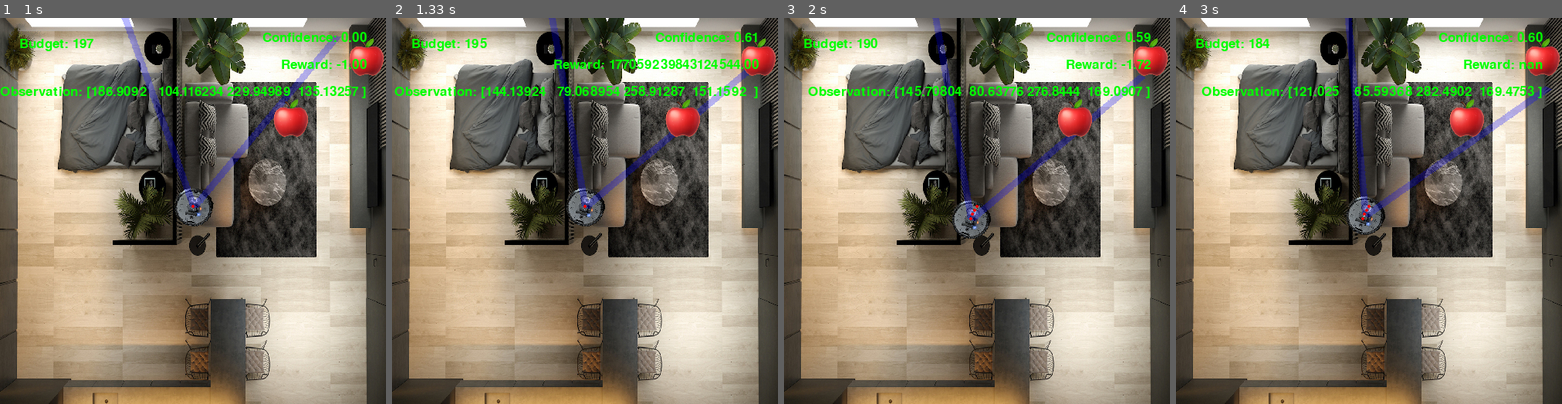
Above: before the commit, frames 1-4 (left to right).
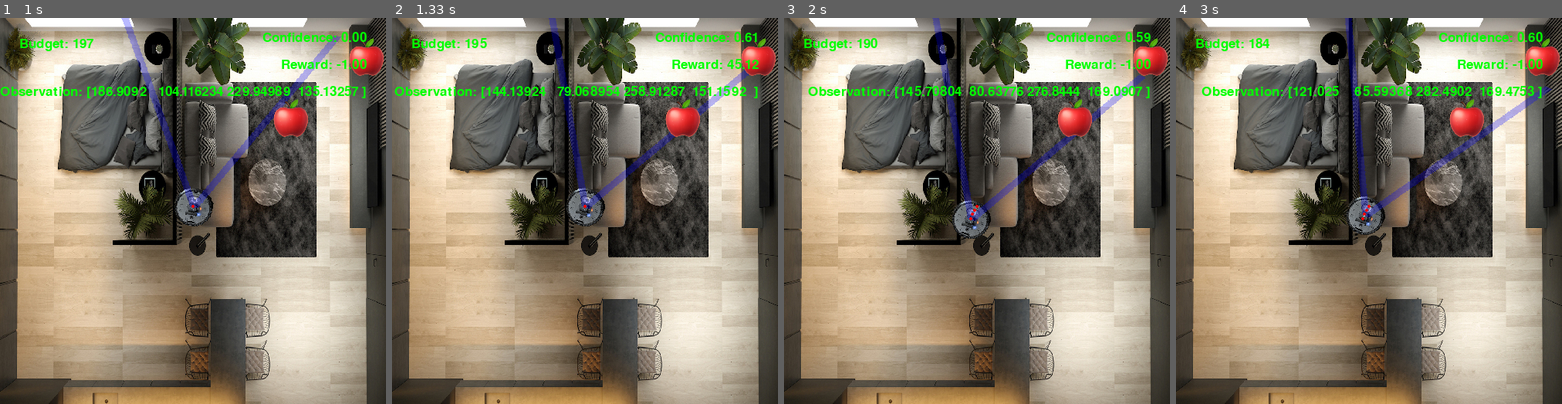
Above: after the commit, the same moments.

Repository: Anwealso/ReLOaD
Game: pygame game, started from reload/simplesim/env_gym.py
Same seed, same stepped clock (60 frames per second), same inputs: the game is played once before the commit and once after it.
Inputs:
- Up to frame 1 (1 s): hold Up 0.33-0.8 s; hold Right from 0.83 s (still down); tap Space at 0.9 s
- Up to frame 2 (1.33 s): keep holding Right; tap Space at 1.23 s
- Up to frame 3 (2 s): release Right at 1.47 s; hold Down 1.5-1.93 s; tap Space at 1.57 s; hold Left from 1.97 s (still down)
- Up to frame 4 (3 s): tap Space at 2.03, 2.53 s; release Left at 2.43 s; hold Right 2.47-2.93 s; hold Up from 2.97 s (still down)

Frame 1 is identical in both runs. In frame 2, 0.8% of the frame differs, in the area x 42-95%, y 10-14%; in frame 3, 0.2%; in frame 4, 0.3%.

Commit message:
Fixed bugs in entropy based reward function ot do with multiple targets case

Diff:
--- a/reload/simplesim/env.py
+++ b/reload/simplesim/env.py
@@ -346,7 +346,7 @@
 
         # Add the current timestep confidences to the comprehensive all timesteps list
         self.confidences = np.append(self.confidences, self.current_confidences, axis=1)
-        print(f"############# DETECTING TARGETS: self.confidences={self.current_confidences} #############")
+        # print(f"############# DETECTING TARGETS: self.confidences={self.current_confidences} #############")
         # print(f"############# DETECTING TARGETS: self.confidences={self.confidences}")
 
     def set_scoreboard(self, scoreboard_items):
--- a/reload/simplesim/env_gym.py
+++ b/reload/simplesim/env_gym.py
@@ -38,11 +38,12 @@
         )
 
         # Actions: 0, 1, 2, 3 for do nothing, R, F, L
-        self.action_space = spaces.Discrete(4)
+        # self.action_space = spaces.Discrete(4)
 
         # # Actions: 0, 1, 2, 3, 4 for do nothing, R, F, L, B
-        # self.action_space = spaces.Discrete(45)
-
+        self.action_space = spaces.Discrete(5)
+
+        max_dist = math.sqrt(2*(self.game.window_size**2))
         # Observations (visible state):
         self.observation_space_unflattened = spaces.Dict(
             {
@@ -55,8 +56,8 @@
                 #     np.array([359]).astype(np.float32),
                 # ), # agent angle
                 "targets": spaces.Box(
-                    low=-self.game.window_size,
-                    high=self.game.window_size,
+                    low=-max_dist,
+                    high=max_dist,
                     shape=(2, num_targets),
                     dtype=np.float32,
                 ),  # target relative positions (x,y)
@@ -102,6 +103,7 @@
         observation = spaces.utils.flatten(
             self.observation_space_unflattened, {"targets": target_rel_positions}
         )
+
         return observation
 
     def _get_reward(self, action):
@@ -130,7 +132,7 @@
         #     reward -= self.action_cost
 
         # Apply reward based on observation entropy
-        reward += self.get_entropy_reward(verbose=1) * self.game.starting_budget
+        reward += self.get_entropy_reward(verbose=0) * self.game.starting_budget
 
         return reward
 
@@ -149,21 +151,8 @@
 
         The total reward will then be a sum of the reward of each object in
         view (objects out of view contribute zero reward).
-
-        Note: Since the entropy reward is the decrease in
         """
         entropy_reward = 0
-
-        # Get the entropy of an object's identification
-        # entropy = expected value of the suprise
-        #         = the sum of the confidences across all observation events (i.e. times we can see the obj)
-        # (num_targets, num_timesteps) = np.shape(self.game.confidences)
-
-        # for target_index in num_targets:
-
-        #     for timestep_index in num_timesteps:
-        #         id_prob = self.game.confidences[target_index][timestep_index]
-        #         target_entropy += id_prob * math.log(id_prob)
 
         # Num observations:
         num_observations = np.count_nonzero(self.game.confidences, axis=1)
@@ -172,41 +161,42 @@
         # Get the experimental probability of each event:
 
         reciprocal_positive = np.reciprocal(
-            self.game.confidences, where=(self.game.confidences > 0)
+            self.game.confidences,
+            where=(self.game.confidences > 0),
+            out=np.zeros_like(self.game.confidences)
         )
         suprises_positive = np.log2(
             reciprocal_positive,
             where=(self.game.confidences > 0),
+            out=np.zeros_like(self.game.confidences)
         )
 
         occurrence_prob_negative = 1 - self.game.confidences
         reciprocal_negative = np.reciprocal(
             occurrence_prob_negative,
-            where=(occurrence_prob_negative > 0)
+            where=(occurrence_prob_negative > 0),
+            out=np.zeros_like(self.game.confidences)
         )
         suprises_negative = np.log2(
             reciprocal_negative,
             where=(reciprocal_negative > 0),
+            out=np.zeros_like(self.game.confidences)
         )
 
         entropy_positive = np.multiply(occurrence_prob, suprises_positive)
         entropy_negative = np.multiply(occurrence_prob_negative, suprises_negative)
 
+        entropy_unnormalised = np.sum(
+            entropy_positive + entropy_negative,
+            axis=1,
+        )
         new_entropy = np.divide(
-            np.sum(
-                entropy_positive + entropy_negative,
-                axis=1,
-            ),
+            entropy_unnormalised,
             num_observations,
-            where=(num_observations>0)
-        )
-        # So far we have used zeros as the placeholder values for cases where
-        # the argets arenot observed / are out of sight / no observations have
-        # occurred so far. However we now need ot correct the entropy for these
-        # cases where no data has been gathered on the target so far.
-        # For those targets with entropy of zero (no results collected case),
-        # instead we will set their entropy to be 1 - since really in this
-        # no-knowledge case the system should have maximum entropy
+            where=(num_observations>0),
+            out=np.zeros_like(entropy_unnormalised)
+        )
+        # Set entropy to 1 for objects that do not have any observations
         new_entropy[new_entropy == 0] = 1
 
         entropy_reward = 0
@@ -216,28 +206,30 @@
                     self.entropy[i] = 1
 
                 # The reduction in entropy achieved by this new observation
-                entropy_diff = self.entropy[i] - new_entropy[i]
-
+                entropy_diff = float(self.entropy[i] - new_entropy[i])
+
+                # TODO: Test which of thes strategies results in the best training
                 # entropy_reward = entropy_diff
                 # The reward is either the entropy_diff if we made a reduction
                 # or 0 otherwise.
-                entropy_reward += np.max(entropy_diff, 0)
+                entropy_reward += max(entropy_diff, 0)
 
         if verbose > 0:
+            print(f"FIXED")
             print(f"self.game.confidences: {self.game.confidences}")
 
-            # print(f"num_observations: {num_observations}")
-            # print(f"occurrence_prob: {occurrence_prob}")
-            # print(f"occurrence_prob_negative: {occurrence_prob_negative}")
-
-            # print(f"reciprocal_positive: {reciprocal_positive}")
-            # print(f"reciprocal_negative: {reciprocal_negative}")
-
-            # print(f"suprises_positive: {suprises_positive}")
-            # print(f"suprises_negative: {suprises_negative}")
-
-            # print(f"entropy_positive: {entropy_positive}")
-            # print(f"entropy_negative: {entropy_negative}")
+            print(f"num_observations: {num_observations}")
+            print(f"occurrence_prob: {occurrence_prob}")
+            print(f"occurrence_prob_negative: {occurrence_prob_negative}")
+
+            print(f"reciprocal_positive: {reciprocal_positive}")
+            print(f"reciprocal_negative: {reciprocal_negative}")
+
+            print(f"suprises_positive: {suprises_positive}")
+            print(f"suprises_negative: {suprises_negative}")
+
+            print(f"entropy_positive: {entropy_positive}")
+            print(f"entropy_negative: {entropy_negative}")
 
             print(f"old_entropy: {self.entropy}")
             print(f"new_entropy: {new_entropy}")
@@ -245,9 +237,8 @@
             print("\n")
 
         self.entropy = new_entropy
-        print(entropy_reward)
-
         return entropy_reward
+
 
     def get_goal_reward(self):
         """
@@ -411,13 +402,14 @@
             # Return reward
             # Mid-episode case
             reward = self._get_reward(action)
+            obs = self._get_obs()
 
             # Show info on scoreboard
             self.game.set_scoreboard(
                 {
                     "Confidence": format(self.game.current_confidences[0][0], ".2f"),
                     "Reward": format(reward, ".2f"),
-                    "Observation": self._get_obs(),
+                    "Observation": obs,
                 }
             )
 
@@ -431,7 +423,7 @@
             #     terminated = True
 
         # return spaces.utils.flatten(self.observation_space, self._get_obs()), reward, terminated, truncated, info
-        return self._get_obs(), reward, terminated, truncated, info
+        return obs, reward, terminated, truncated, info
 
     def reset(self, seed=None, options=None):
         """
@@ -505,12 +497,12 @@
             j += 1
             # print(f"Reward: {format(reward, '.2f')}, Observation: {observation}\n")
 
-            if reward > -env.step_cost and found == False:
-                # print(f"Real Cost to Reach Goal: {j * env.action_cost}")
-                # print(f"Real Actions to Reach Goal: {j}")
-
-                # env.print_goal_reward()
-                found = True
+            # if reward > -env.step_cost and found == False:
+            #     # print(f"Real Cost to Reach Goal: {j * env.action_cost}")
+            #     # print(f"Real Actions to Reach Goal: {j}")
+
+            #     # env.print_goal_reward()
+            #     found = True
 
             ep_reward += reward
 
Not shown, changed: reload/simplesim/simplesim_nav_nonholo.ipynb
